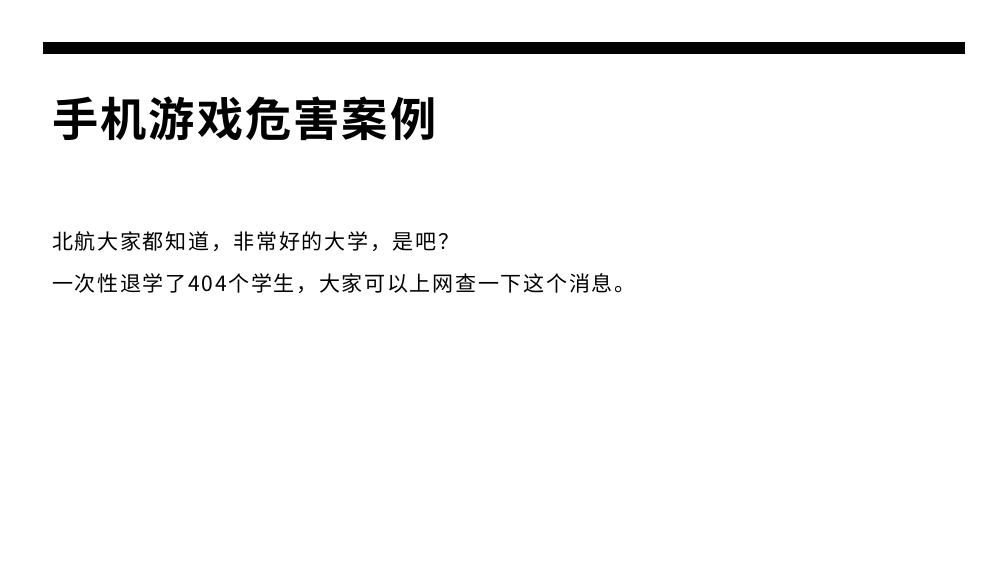
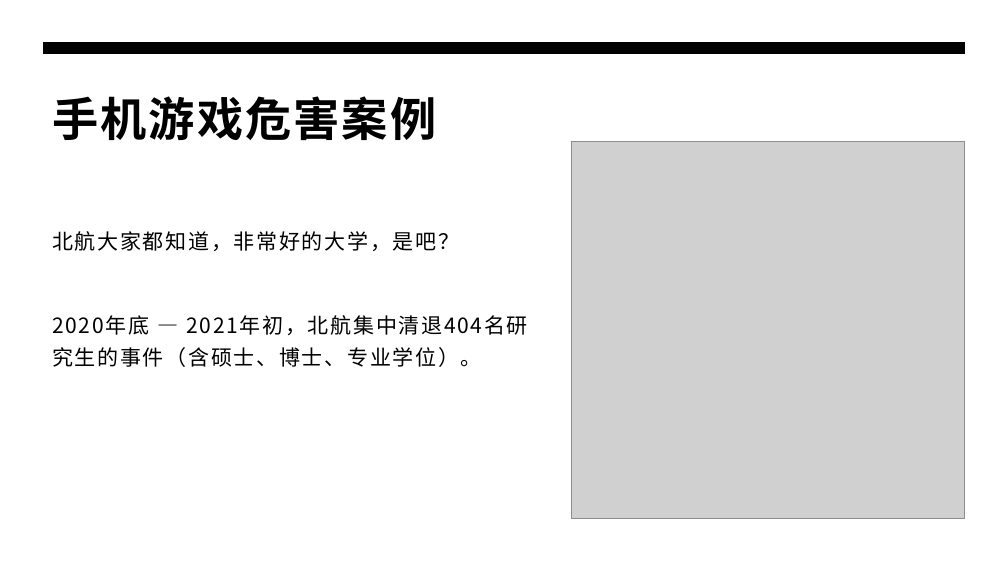
Before and after one commit to panxibei/writing, a slide deck: slide 37 of 44_心理学/24_浥尘伙伴社团原创：浥尘智慧家长课堂/AI时代高智慧家长私教课（第一季）/AI时代高智慧家长私教课（第一季）.pptx. Drawn at 1008x567 pixels with LibreOffice and Linux fonts; fonts in the diff are those of the drawing; grey boxes stand for pictures. Boxes give left, top, right and bottom in pixels: in the first picture for what was removed or moved away, otherwise in the second. Text is boxed around its words. In the diff, an @@ line names an element or a change of style, - is before the commit and + after.

```diff
--- a/44_心理学/24_浥尘伙伴社团原创：浥尘智慧家长课堂/AI时代高智慧家长私教课（第一季）/AI时代高智慧家长私教课（第一季）.pptx
+++ b/44_心理学/24_浥尘伙伴社团原创：浥尘智慧家长课堂/AI时代高智慧家长私教课（第一季）/AI时代高智慧家长私教课（第一季）.pptx
@@ picture added at [572, 141, 965, 518] @@
@@ text at [52, 315, 527, 367]: text changed @@
-一次性退学了404个学生，大家可以上网查一下这个消息。
+2020年底 — 2021年初，北航集中清退404名研究生的事件（含硕士、博士、专业学位）。
```
Also in this commit, not shown: 29 other slides changed.
